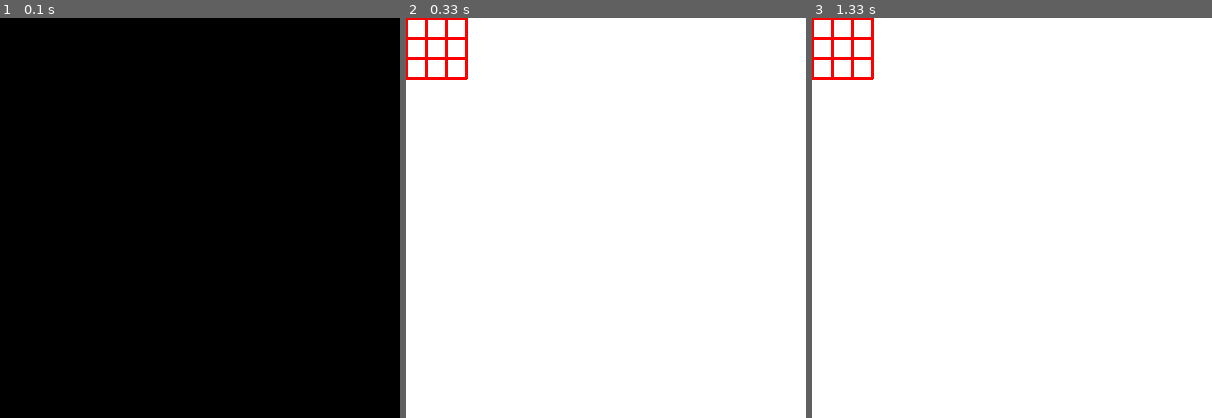
Above: before the commit, frames 1-3 (left to right).
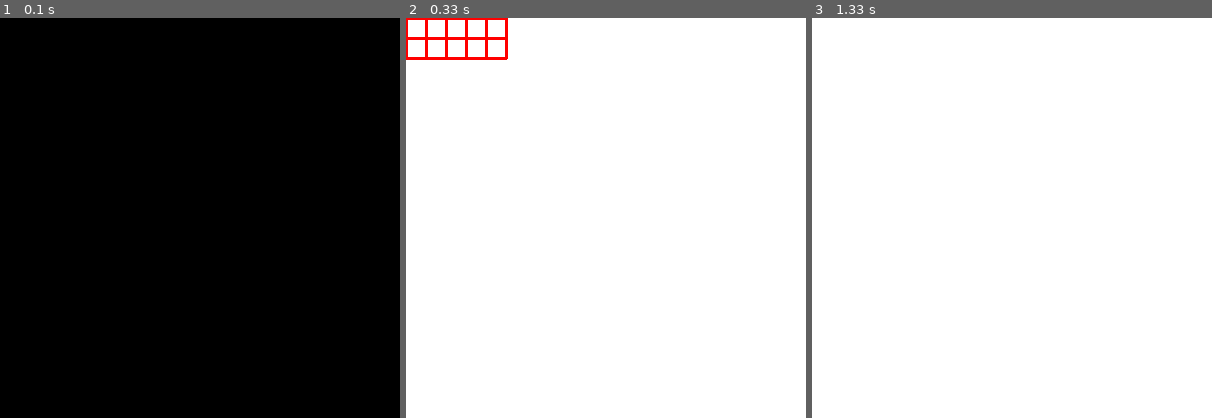
Above: after the commit, the same moments.

Repository: bumida/Python-Game
Game: pygame game, started from 격자무늬 그리기.py
The game is run twice, just before and just after one commit, with the same random seed, the same clock (stepped at 60 frames per second) and the same inputs.
Inputs:
- Up to frame 1 (0.1 s): no input
- Up to frame 2 (0.33 s): no input
- Up to frame 3 (1.33 s): no input

Frame 1 is identical in both runs. In frame 2, 0.6% of the frame differs, in the area x 0-26%, y 0-16%; in frame 3, 0.8%, in the area x 0-16%, y 0-16%.

Commit message:
Add files via upload

Diff:
--- a/격자무늬 그리기.py
+++ b/격자무늬 그리기.py
@@ -1,9 +1,9 @@
 #!/usr/bin/env python
 # coding: utf-8
 
-# # [과제]격자 무늬 그리기
+# # [과제]격자 무늬 그리기 민경범
 
-# In[14]:
+# In[39]:
 
 
 
@@ -21,8 +21,10 @@
 done = False
 clock = pygame.time.Clock()
 
+
 # 4. pygame 무한루프
-def runGame():
+
+def grid(num1, num2):
     global done
     while not done:
         clock.tick(10)
@@ -32,19 +34,34 @@
             if event.type == pygame.QUIT:
                 done=True
 
-        pygame.draw.line(screen, (255, 0, 0), (0, 0), (60, 0), 3)
-        pygame.draw.line(screen, (255, 0, 0), (0, 20), (60, 20), 3)
-        pygame.draw.line(screen, (255, 0, 0), (0, 40), (60, 40), 3)
-        pygame.draw.line(screen, (255, 0, 0), (0, 60), (60, 60), 3)
-        pygame.draw.line(screen, (255, 0, 0), (0, 0), (0, 60), 3)
-        pygame.draw.line(screen, (255, 0, 0), (20, 0), (20, 60), 3)
-        pygame.draw.line(screen, (255, 0, 0), (40, 0), (40, 60), 3)
-        pygame.draw.line(screen, (255, 0, 0), (60, 0), (60, 60), 3)
+            if num1 == 3 and num2 == 4:
+              for i in range(0, 4):
+                for j in range(0, 5):
+                    #가로줄
+                    pygame.draw.line(screen, (255, 0, 0), (0, i*20), (80, i*20), 3)
+                    #세로줄
+                    pygame.draw.line(screen, (255, 0, 0), (j*20, 0), (j*20, 60), 3)
+                    pygame.display.update()
 
-        pygame.display.update()
+            elif num1 == 2 and num2 == 5:
+              for i in range(0, 3):
+                for j in range(0, 6):
+                    #가로줄
+                    pygame.draw.line(screen, (255, 0, 0), (0, i*20), (100, i*20), 3)
+                    #세로줄
+                    pygame.draw.line(screen, (255, 0, 0), (j*20, 0), (j*20, 40), 3)
+                    pygame.display.update()
+            else:
+                print('다시입력해주세요')
 
-runGame()
+grid(2,5)
 pygame.quit()
 
 
 # In[ ]:
+
+
+
+
+
+# In[ ]:
